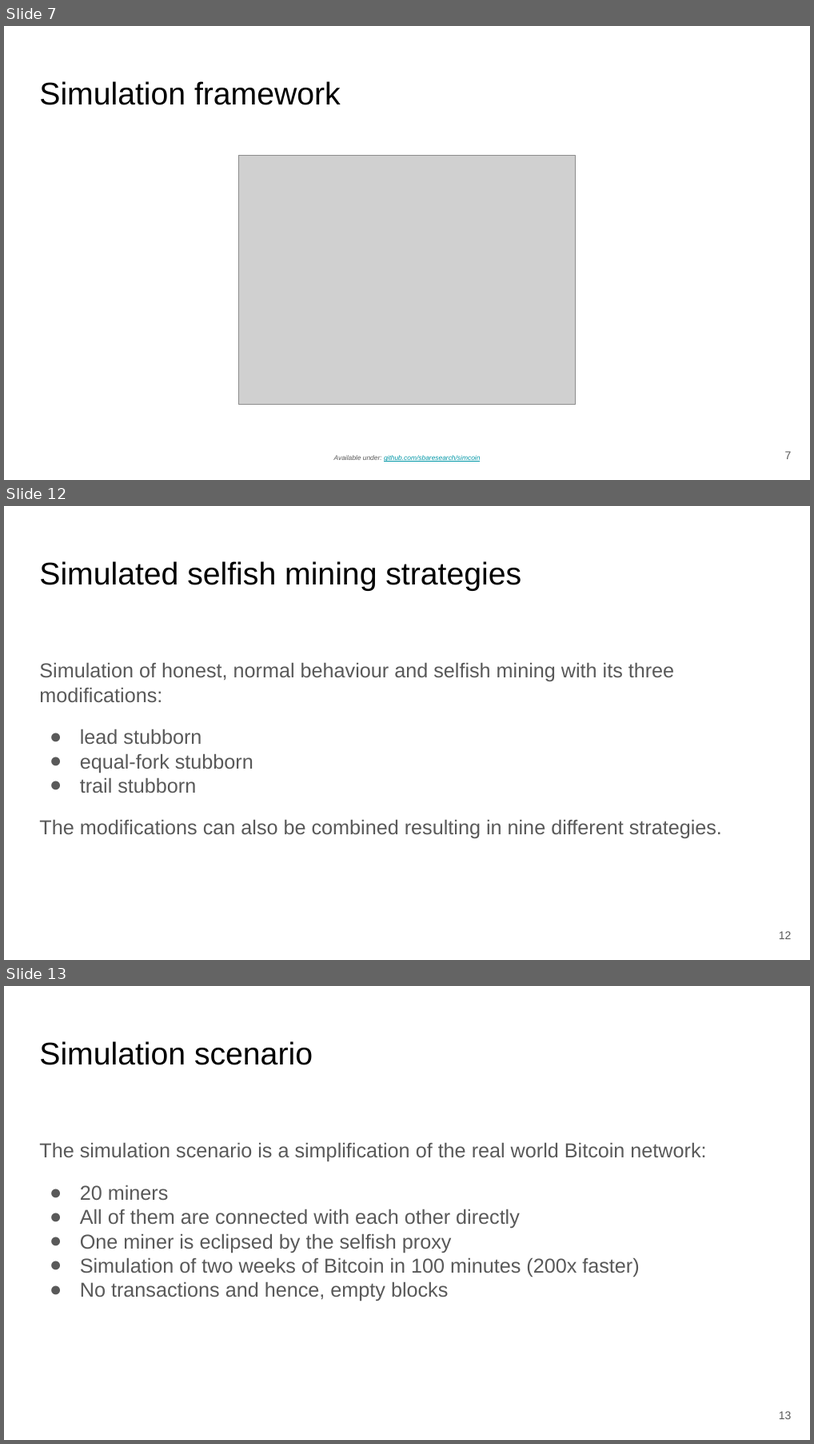
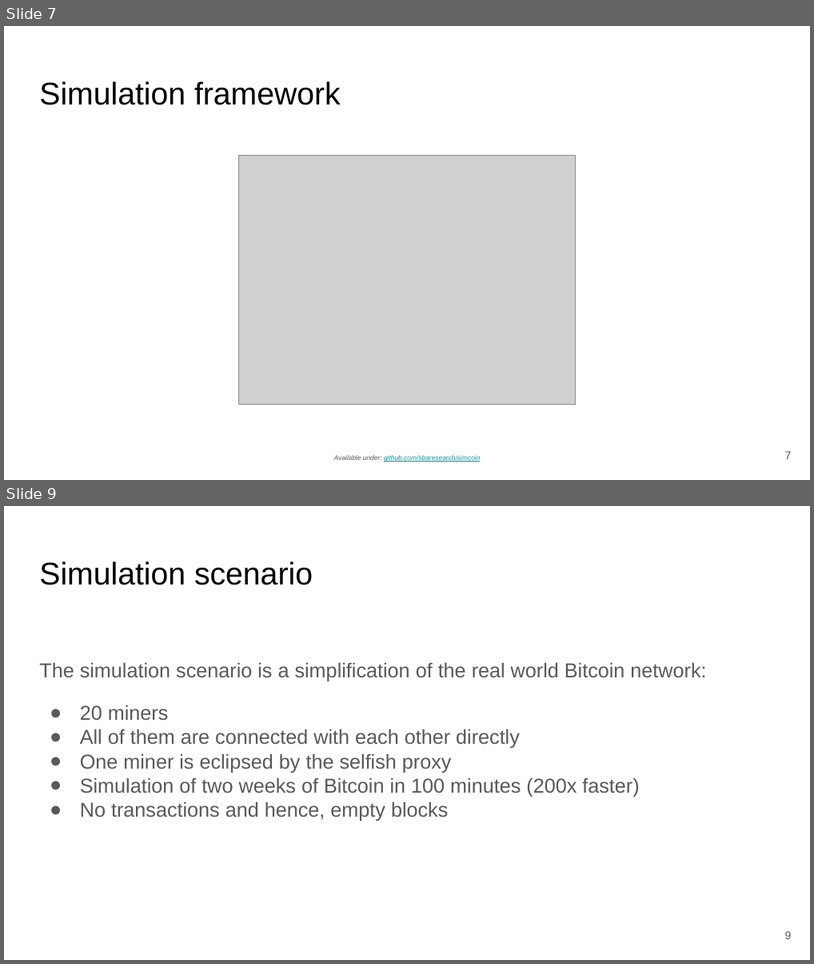
Before and after one commit to simonmulser/master-thesis, a slide deck: presentation/presentation.odp. Shown one above the other, each under a label of ours: slides 7, 12 and 13 before the commit, slides 7 and 9 after it; the slides between them are not shown. The pictures are 814x1444 and 814x964 pixels, drawn with LibreOffice and Linux fonts; fonts in the diff are those of the drawing; grey boxes stand for pictures. Boxes give left, top, right and bottom in pixels: in the first picture for what was removed or moved away, otherwise in the second. Text is boxed around its words. In the diff, an @@ line names an element or a change of style, - is before the commit and + after.

```diff
--- a/presentation/presentation.odp
+++ b/presentation/presentation.odp
@@ slide 12 removed at (4,506,810,960), background #FFFFFF @@
@@ title removed at (39,561,522,591) @@
-Simulated selfish mining strategies
@@ text removed at (39,662,722,838) @@
-Simulation of honest, normal behaviour and selfish mining with its three modifications:
-● lead stubborn
-● equal-fork stubborn
-● trail stubborn
-The modifications can also be combined resulting in nine different strategies.
@@ page number removed at (779,931,792,939) @@
-12
@@ what was slide 13 is now slide 9 @@
@@ page number at (786,931,792,939): text changed @@
-13
+9
```
Also in this commit, not shown: 4 slides changed, 3 other slides removed, 1 other file.
